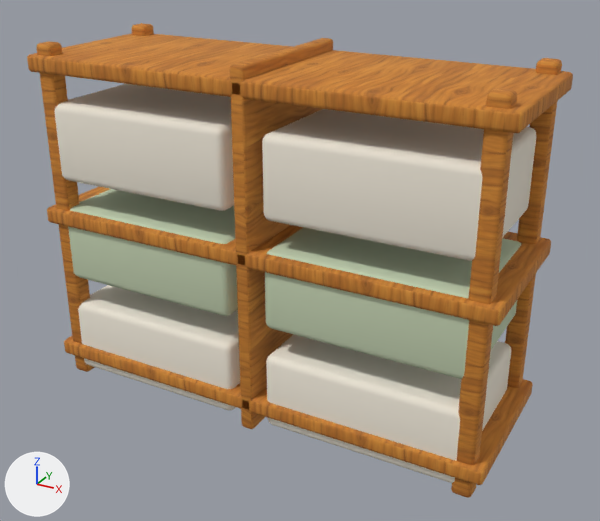
What one commit did to the glTF model public/models/furniture/toy-organizer.glb.
Rendered twice from a camera (50 mm lens) standing at (0.796, -1.391, 1.019) and looking at (0.034, -0.006, 0.326). The axes (+X, +Y, +Z) are drawn at lower left. The lights are the same throughout. The first picture is the older version.

Objects in the first picture: 'toy-organizer'.
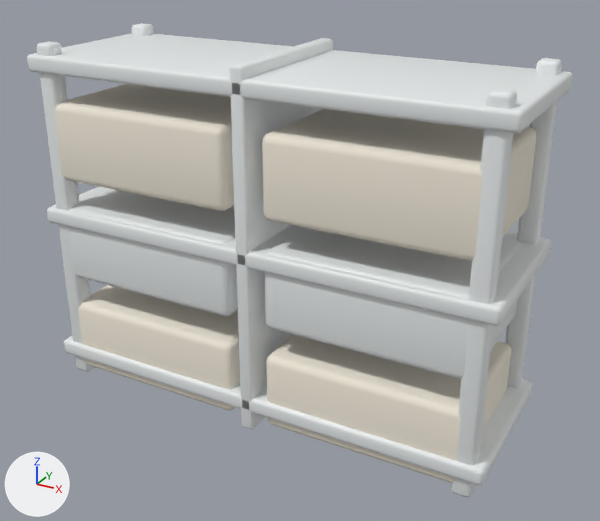
Changed parts and their boxes (x1, y1, x2, y2) in the pictures (600 x 521 px):
```json
{"object": "toy-organizer", "change": "surface changed, recoloured", "before": [27, 23, 573, 498], "after": [27, 23, 573, 498], "on screen": "brown to white"}
```

Edits to the scene script, one JSON object a line:
```json
{"op": "remove", "block": "mat_wood_honey_textured", "code": "mat_wood_honey_textured.texture = img_handpainted_honey_oak"}
{"op": "add", "block": "mat_wood_honey_textured", "code": "mat_wood_honey_textured.base_color = (0.81, 0.84, 0.84)  # white #e8ecec"}
{"op": "set", "path": "mat_wood_honey_textured.roughness", "old": "0.82", "new": "0.47"}
{"op": "set", "path": "mat_variant_surface.base_color", "old": "(0.56, 0.65, 0.45)", "new": "(0.81, 0.84, 0.84)", "note": "pale green #c5d3b3 -> white #e8ecec"}
```
